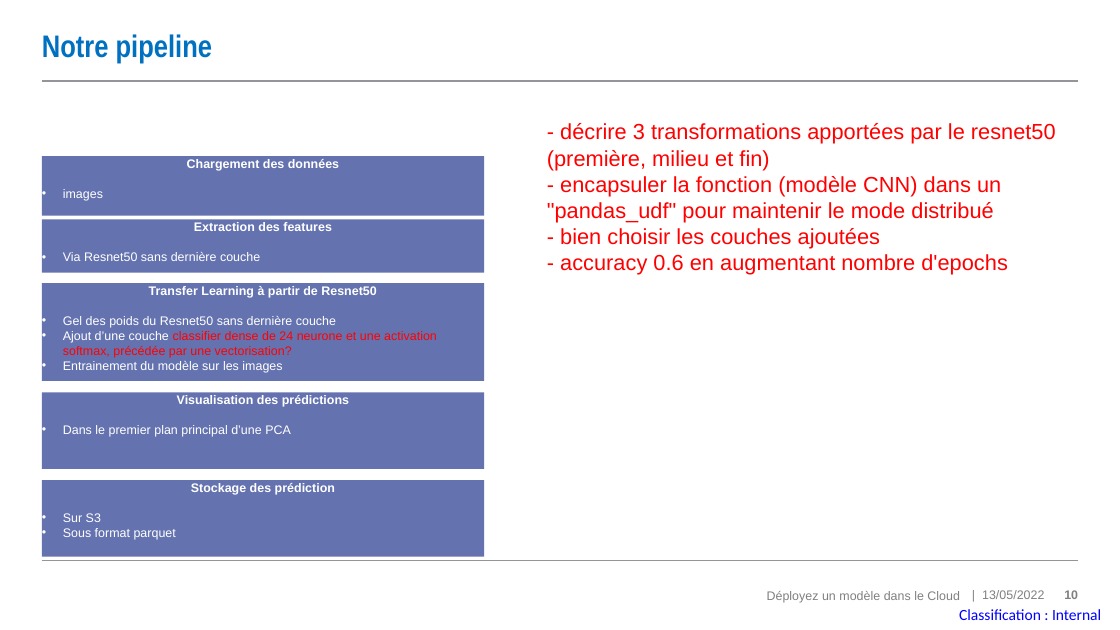
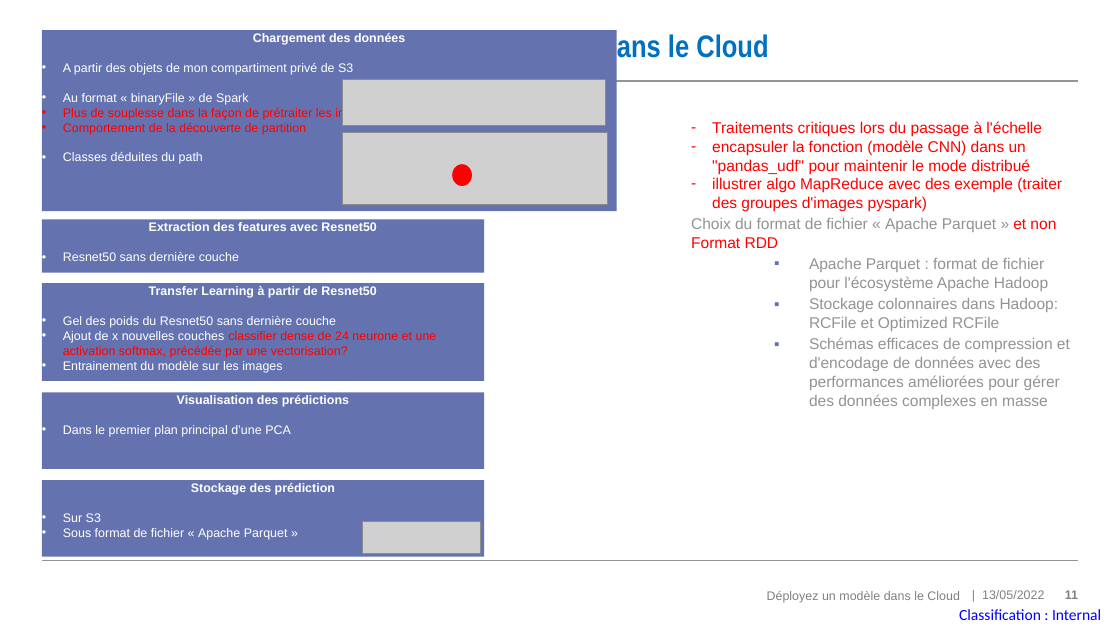
Before and after one commit to MadesLaurence/OpenClassrooms-Fruits-Project-8-, a slide deck: slide 11 of P8_10_support.pptx (slide 10 before the commit). Drawn at 1120x630 pixels with LibreOffice and Linux fonts; fonts in the diff are those of the drawing; grey boxes stand for pictures. Boxes give left, top, right and bottom in pixels: in the first picture for what was removed or moved away, otherwise in the second. Text is boxed around its words. In the diff, an @@ line names an element or a change of style, - is before the commit and + after.

```diff
--- a/P8_10_support.pptx
+++ b/P8_10_support.pptx
@@ title at (x1=42, y1=29, x2=768, y2=64): text changed @@
-Notre pipeline
+Notre pipeline dans l’environnement Big Data dans le Cloud
@@ rectangle "Chargement des données" resized from (x1=41, y1=156, x2=484, y2=215) to (x1=41, y1=30, x2=616, y2=212) @@
@@ text in rectangle at (x1=63, y1=63, x2=375, y2=164): text changed; text colour #FFFFFF to #FF0000 @@
-• images
+• A partir des objets de mon compartiment privé de S3
+• Au format « binaryFile » de Spark
+• Plus de souplesse dans la façon de prétraiter les images que « image »
+• Comportement de la découverte de partition
+• Classes déduites du path
@@ picture added at (x1=343, y1=80, x2=606, y2=127) @@
@@ picture added at (x1=343, y1=132, x2=608, y2=205) @@
@@ text at (x1=691, y1=121, x2=1070, y2=409): text changed; size 14 to 10 pt; text colour #FF0000 to #929292 @@
-- décrire 3 transformations apportées par le resnet50 (première, milieu et fin)
-- encapsuler la fonction (modèle CNN) dans un "pandas_udf" pour maintenir le mode distribué
-- bien choisir les couches ajoutées
-- accuracy 0.6 en augmentant nombre d'epochs
+– Traitements critiques lors du passage à l'échelle
+– encapsuler la fonction (modèle CNN) dans un "pandas_udf" pour maintenir le mode distribué
+– illustrer algo MapReduce avec des exemple (traiter des groupes d'images pyspark)
+    Choix du format de fichier « Apache Parquet » et non Format RDD
+    ▪ Apache Parquet : format de fichier pour l'écosystème Apache Hadoop
+    ▪ Stockage colonnaires dans Hadoop: RCFile et Optimized RCFile
+    ▪ Schémas efficaces de compression et d'encodage de données avec des performances améliorées pour gérer des données complexes en masse
@@ ellipse added at (x1=452, y1=165, x2=473, y2=186), fill #FF0000 @@
@@ text in rectangle at (x1=63, y1=222, x2=376, y2=261): text changed; bold on @@
-Extraction des features
-• Via Resnet50 sans dernière couche
+Extraction des features avec Resnet50
+• Resnet50 sans dernière couche
@@ text in rectangle at (x1=63, y1=331, x2=437, y2=358): text changed @@
-• Ajout d’une couche classifier dense de 24 neurone et une activation softmax, précédée par une vectorisation?
+• Ajout de x nouvelles couches classifier dense de 24 neurone et une activation softmax, précédée par une vectorisation?
@@ text in rectangle at (x1=63, y1=528, x2=288, y2=540): text changed @@
-• Sous format parquet
+• Sous format de fichier « Apache Parquet »
@@ picture added at (x1=363, y1=522, x2=480, y2=553) @@
@@ page number at (x1=1065, y1=590, x2=1078, y2=599): text changed @@
-10
+11
```
Also in this commit, not shown: 6 other slides changed, 2 slides added.
